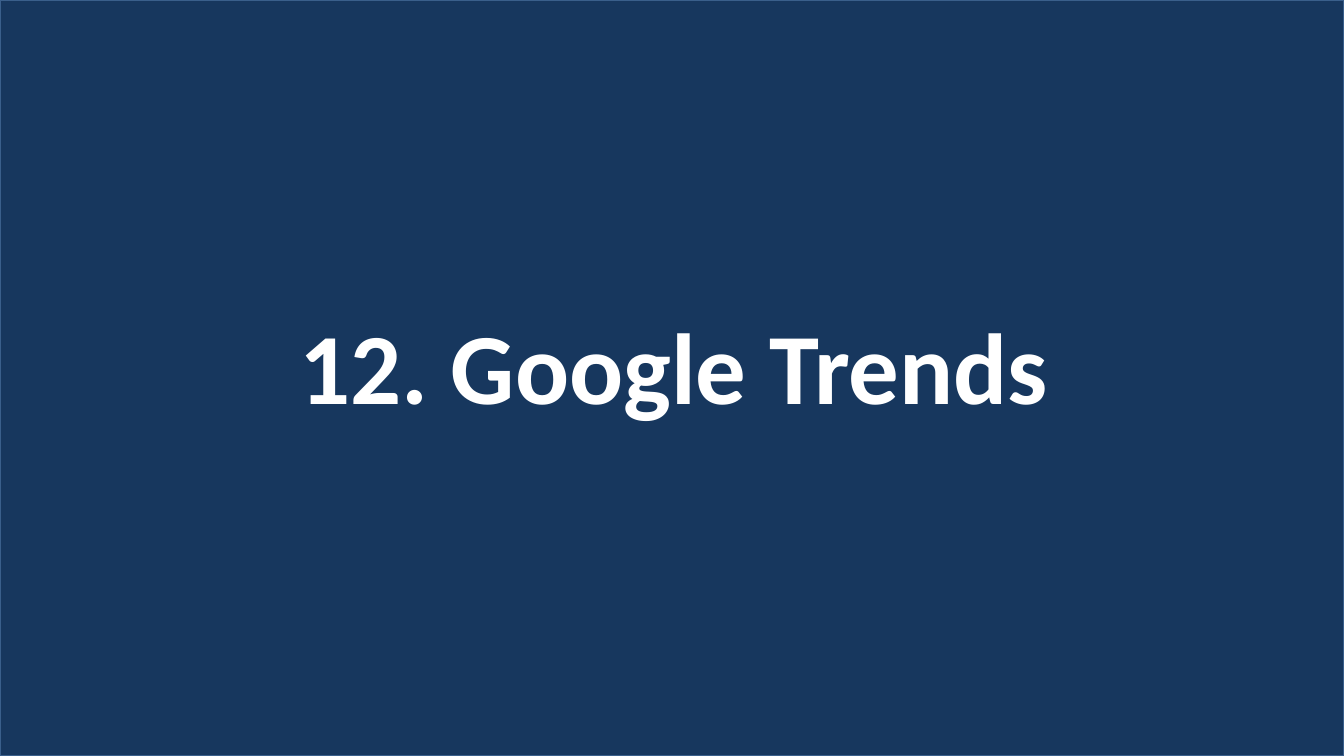
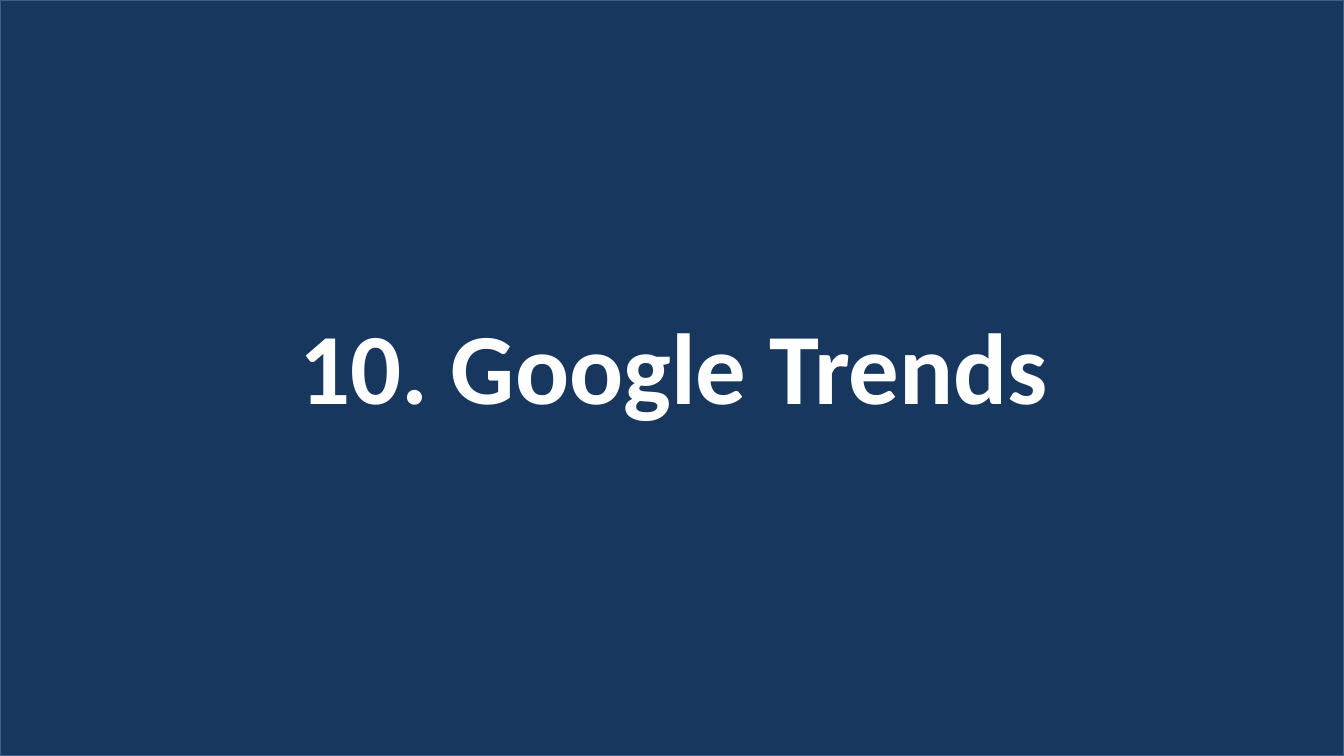
Before and after one commit to web38-ortdnipro/lesson14, a slide deck: slide 29 of lesson14.pptx (slide 35 before the commit). Drawn at 1344x756 pixels with LibreOffice and Linux fonts; fonts in the diff are those of the drawing. Boxes give left, top, right and bottom in pixels: in the first picture for what was removed or moved away, otherwise in the second. Text is boxed around its words. In the diff, an @@ line names an element or a change of style, - is before the commit and + after.

```diff
--- a/lesson14.pptx
+++ b/lesson14.pptx
@@ text at bbox=[299, 333, 1047, 421]: text changed @@
-12. Google Trends
+10. Google Trends
```
Also in this commit, not shown: 1 other slide changed, 6 slides removed, 1 other file.
